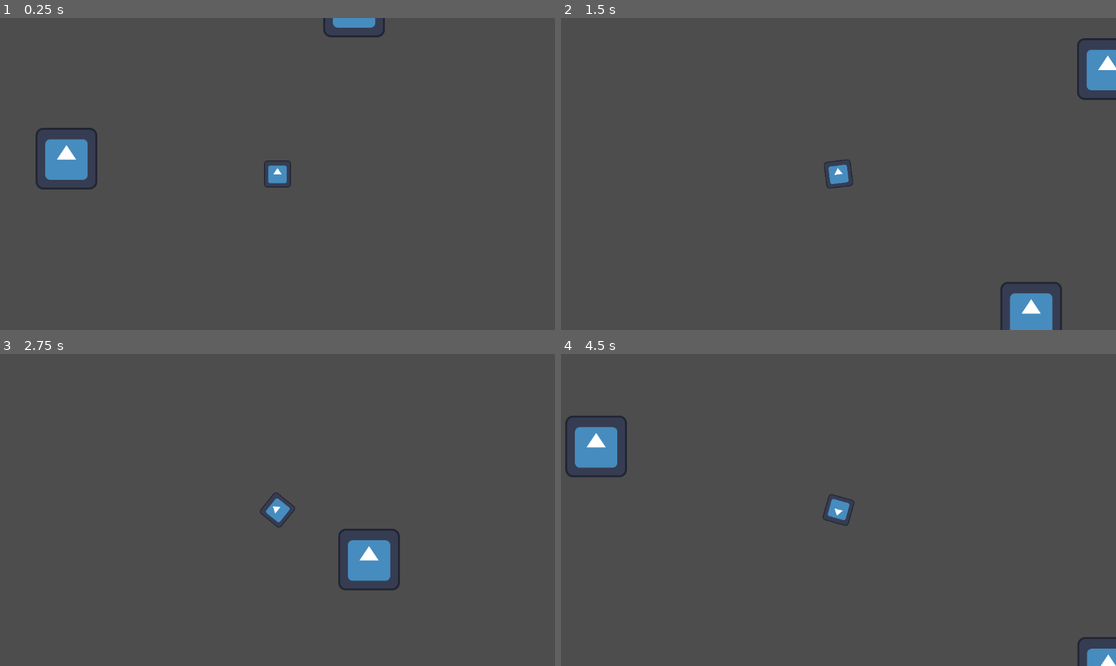
Above: before the commit, frames 1-4 (two rows, left to right).
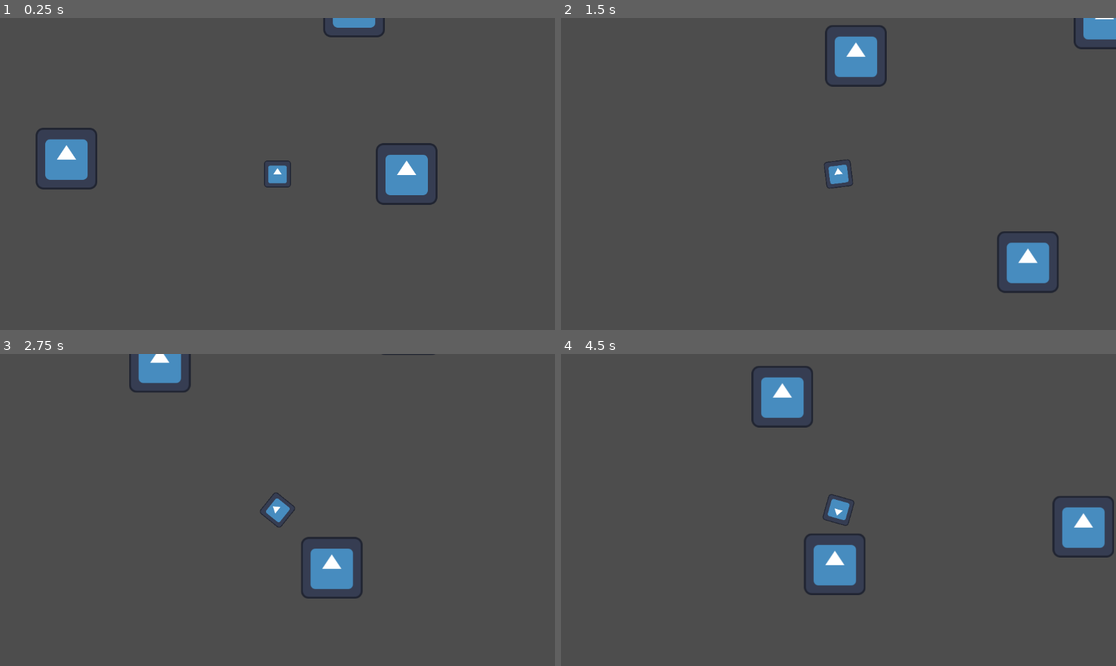
Above: after the commit, the same moments.

Repository: SolemnSintres/shiver2d
Game: Godot game, scene res://test_world.tscn
Two runs of this game, one before a commit and one after it. Both use one fixed random seed, a clock stepped at 60 frames per second and the inputs below. The engine's default icon, where the game draws it, is replaced by a stand-in: a white triangle on a blue panel in a dark square.
Inputs (mouse positions are in pixels of both pictures, inside the frame that each line leads up to):
- Up to frame 1 (0.25 s): no input
- Up to frame 2 (1.5 s): tap Enter at 0.5 s; move the mouse to (960, 158) at 0.52 s; hold D (move_right) 0.53-1.28 s; tap Q (swing) at 0.6 s; move the mouse to (727, 189) at 1.27 s; hold S (move_down) from 1.28 s (still down); tap Space (dash) at 1.35 s
- Up to frame 3 (2.75 s): tap Q (swing) at 1.55, 2.1 s; move the mouse to (333, 441) at 2.02 s; release S (move_down) at 2.03 s; hold D (move_right) from 2.03 s (still down)
- Up to frame 4 (4.5 s): move the mouse to (810, 572) at 2.77 s; release D (move_right) at 2.78 s; hold W (move_up) 2.78-3.53 s; tap Q (swing) at 2.85, 3.8, 4.35 s; move the mouse to (1005, 556) at 3.52 s; hold A (move_left) from 3.53 s (still down); tap Space (dash) at 3.6 s; move the mouse to (672, 463) at 4.27 s

The runs differ from the first frame. In frame 1, 1.3% of the frame differs, in the area x 67-79%, y 40-60%; in frame 2, 4.9%; in frame 3, 3.2%; in frame 4, 5.6%, in the area x 0-100%, y 3-100%.

Commit message:
Anchor Rope Connects. Circle I Spin Weeee... Now The Circle Dont Increase. Me Sad. But Me Need To Make Game Make Sense. Boo

Diff:
--- a/player.gd
+++ b/player.gd
@@ -4,31 +4,45 @@
 
 const SPEED = 300.0
 const dashspeed = 900.0
+const swingspeed = 400
+
 var boost = 0.0
 var boost_direction = Vector2.ZERO
 var cooldown = 1.0
 var swinging = false
+var rope_length = 0.0
+
 
 func _ready():
 	return 0
 
 func _physics_process(delta):
 	var gap = global_position.distance_to(get_global_mouse_position())
+	var rope = global_position - anchor.global_position
+
+	## AIM ONLY WHEN CURSOR IS 30PX AWAY ##
 	if gap > 30 and not swinging:
 		look_at(get_global_mouse_position())
 
+	## SWING PRESSED ##
 	if Input.is_action_just_pressed("swing"):
 		swinging = not swinging
+		if swinging:
+			rope_length = rope.length()
 
+	## MOVEIT IS THE DIRECTION ##
 	var moveit = Input.get_vector("move_left","move_right","move_up","move_down")
 	var direction = Vector2(moveit.x,moveit.y)
 
+	## MOVEMENT ##
 	velocity.x = direction.x * SPEED
 	velocity.y = direction.y * SPEED
 
+	## DASH COOLDOWN STARTS WHEN ITS NOT ZERO ##
 	if cooldown > 0.0:
 		cooldown -= delta
 
+	## DASH ##
 	if Input.is_action_just_pressed("dash") and cooldown <= 0.0:
 		boost_direction = transform.x
 		if moveit.length() > 0:
@@ -36,8 +50,18 @@
 		boost = 0.15
 		cooldown = 1.0
 
+	## DASH SLOWS DOWN ##
 	if boost > 0:
 		boost -= delta
 		velocity = boost_direction * 900.0
 
+	## CALCULATE THE DISTANCE OF PLAYER TO ANCHOR ##
+	if swinging:
+		velocity = rope.orthogonal().normalized() * swingspeed
+
 	move_and_slide()
+
+	## NEW ROPE IS THE MEASUREMENT AFTER THE SWING. SO WE CAN KEEP THE DISTANCE EXACTLY THE SAME AND NOT INCREASE ##
+	var new_rope = global_position - anchor.global_position
+	if swinging:
+		global_position = anchor.global_position + new_rope.normalized() * rope_length
--- a/test_world.tscn
+++ b/test_world.tscn
@@ -33,3 +33,6 @@
 
 [node name="Anchor" type="Marker2D" parent="." unique_id=1910933402]
 position = Vector2(268, 0)
+
+[node name="Sprite2D" type="Sprite2D" parent="Anchor" unique_id=1780419146]
+texture = ExtResource("2_gy3sr")
